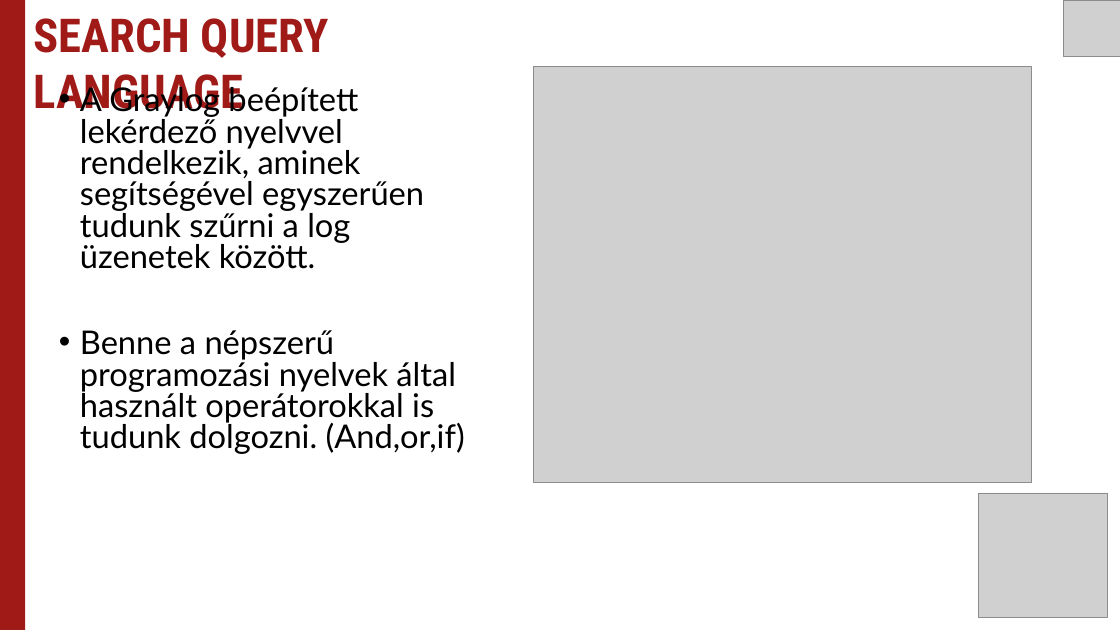
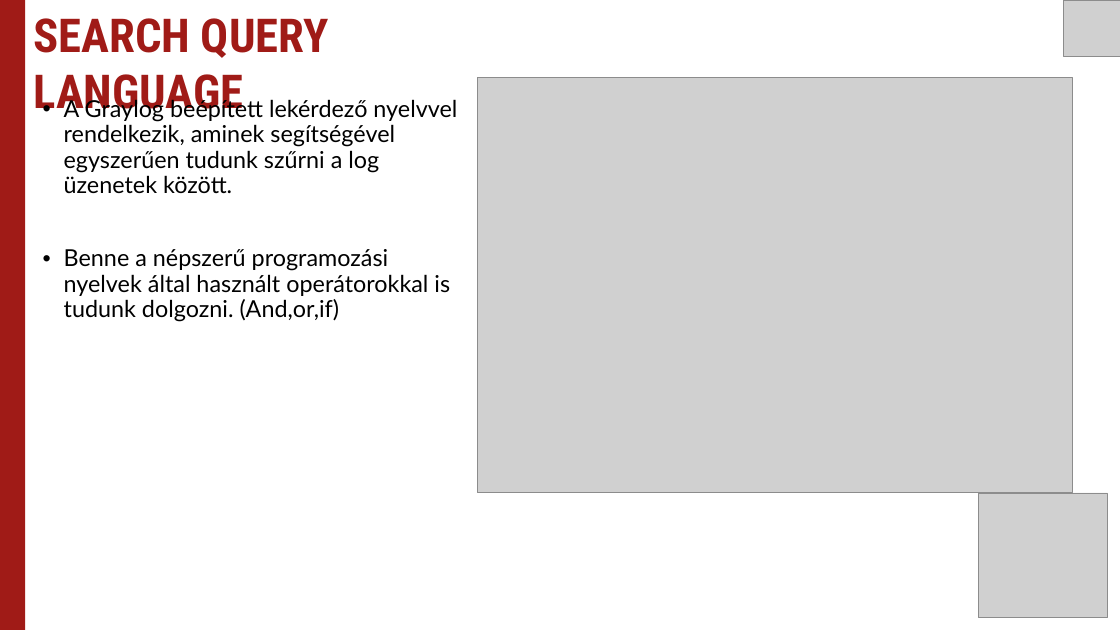
Before and after one commit to Uni-Sopron/temalabor-o21-I-NEW-Centralized-log-server, a slide deck: slide 25 of Témalabor - Centralized log server.pptx. Drawn at 1120x630 pixels with LibreOffice and Linux fonts; fonts in the diff are those of the drawing; grey boxes stand for pictures. Boxes give left, top, right and bottom in pixels: in the first picture for what was removed or moved away, otherwise in the second. Text is boxed around its words. In the diff, an @@ line names an element or a change of style, - is before the commit and + after.

```diff
--- a/Témalabor - Centralized log server.pptx
+++ b/Témalabor - Centralized log server.pptx
@@ picture: place and size @@
-picture at bbox=[534, 67, 1033, 482]
+picture at bbox=[477, 78, 1073, 493]
@@ text "A Graylog beépített lekérdező nyelvvel ...": place and size @@
-text "A Graylog beépített lekérdező nyelvvel ..." at bbox=[80, 82, 465, 454]
+text "A Graylog beépített lekérdező nyelvvel ..." at bbox=[64, 97, 457, 322]
@@ text "A Graylog beépített lekérdező nyelvvel ..." at bbox=[64, 97, 457, 322]: size 28 to 20 pt; line spacing 0.8 to 0.9 @@
```
Also in this commit, not shown: 3 other slides changed.
